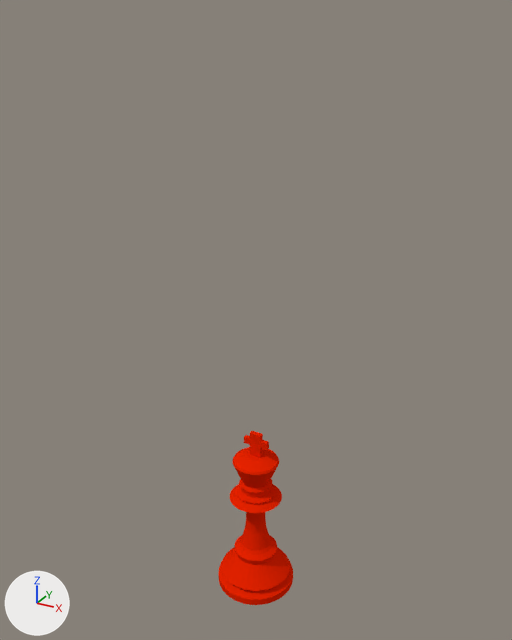
One commit to the Blender file ARChess/ARChess/ARChessLibContent/models/ChessPieces/King/king.blend: the scene before it, then after it.
Before and after are seen from a 50 mm camera at (5.72, -10.4, 11.27) aimed at (-0.11, 0.21, 5.96). Arrows for +X, +Y and +Z are at lower left; the lights stay in place.
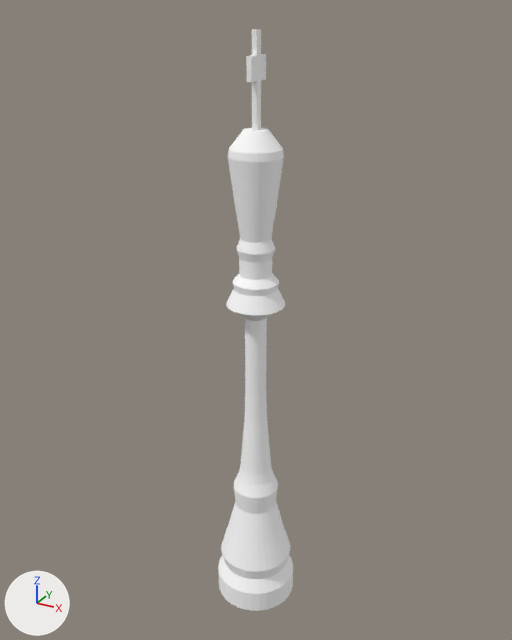
Where the change shows, as pixel boxes [x1, y1, x2, y2] in the pictures (512 x 640 px):
'Cylinder', recoloured, rescaled (red to white, 233% taller): before [218, 431, 293, 605]; after [218, 29, 293, 611]

Patch to the scene script:
```diff
--- a/ARChess/ARChess/ARChessLibContent/models/ChessPieces/King/king.blend.py
+++ b/ARChess/ARChess/ARChessLibContent/models/ChessPieces/King/king.blend.py
@@ mat_white_material @@
 mat_white_material = diffuse_material('white_material')
-mat_white_material.base_color = (0.8, 0.017, 0.0)  # red #e72300
+mat_white_material.base_color = (1.0, 1.0, 1.0)  # white #ffffff
@@ ob_cylinder @@
 ob_cylinder.location = (0.0, 0.0, 0.08)
-ob_cylinder.scale = (0.805, 0.805, 0.0748)
+ob_cylinder.scale = (0.805, 0.805, 0.229)
```
